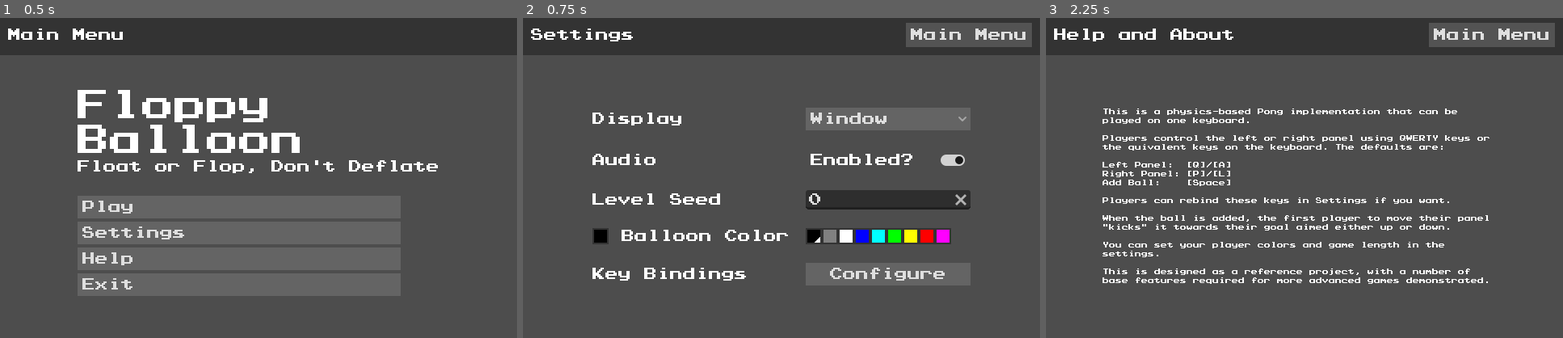
Above: before the commit, frames 1-3 (left to right).
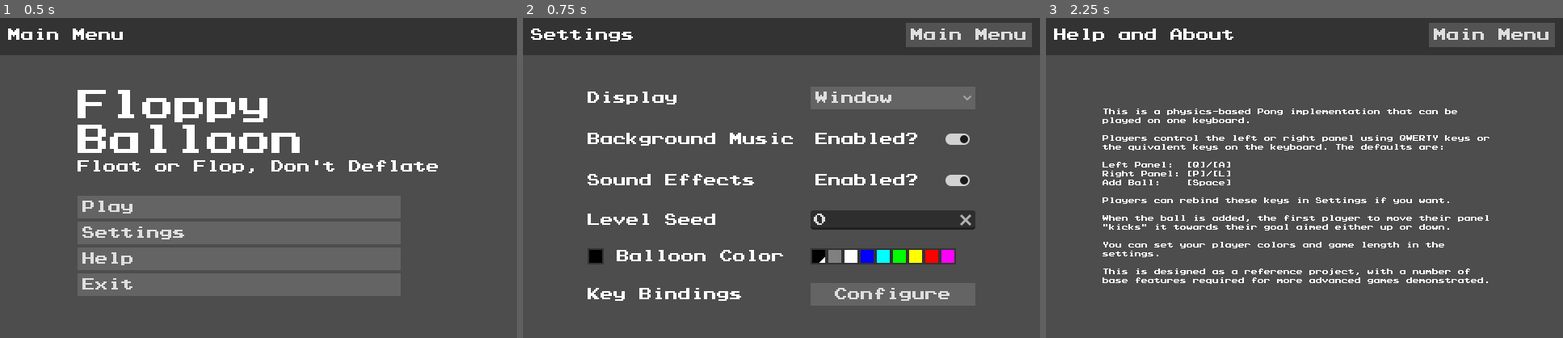
Above: after the commit, the same moments.

Repository: omniuni/Godot_Scroller_Floppy_Balloon
Game: Godot game, scene res://Scenes/screen_menu.tscn
Same seed, same stepped clock (60 frames per second), same inputs: the game is played once before the commit and once after it. Sound files missing from this copy of the repository are replaced by a short silence.
Inputs:
- Up to frame 1 (0.5 s): no input
- Up to frame 2 (0.75 s): click "Settings" at 0.5 s
- Up to frame 3 (2.25 s): click "Main Menu" at 1.25 s; click "Help" at 2 s

Frame 1 is identical in both runs. In frame 2, 13% of the frame differs, in the area x 12-88%, y 22-89%; in frame 3, nothing differs.

Commit message:
Clean up readme, and separate background music and sound effects toggles

Diff:
--- a/Scenes/screen_settings.tscn
+++ b/Scenes/screen_settings.tscn
@@ -51,9 +51,18 @@
 
 [node name="AudioLabel" type="Label" parent="CenterContainer/GridContainer"]
 layout_mode = 2
-text = "Audio"
+text = "Background Music"
 
 [node name="AudioCheck" type="CheckButton" parent="CenterContainer/GridContainer"]
+layout_mode = 2
+text = "Enabled?"
+flat = true
+
+[node name="AudioSFXLabel" type="Label" parent="CenterContainer/GridContainer"]
+layout_mode = 2
+text = "Sound Effects"
+
+[node name="AudioSFXCheck" type="CheckButton" parent="CenterContainer/GridContainer"]
 layout_mode = 2
 text = "Enabled?"
 flat = true
@@ -97,6 +106,7 @@
 
 [connection signal="item_selected" from="CenterContainer/GridContainer/DisplayOptions" to="." method="_on_display_options_item_selected"]
 [connection signal="toggled" from="CenterContainer/GridContainer/AudioCheck" to="." method="_on_audio_check_toggled"]
+[connection signal="toggled" from="CenterContainer/GridContainer/AudioSFXCheck" to="." method="_on_audio_sfx_check_toggled"]
 [connection signal="text_changed" from="CenterContainer/GridContainer/LineEditSeed" to="." method="_on_line_edit_seed_text_changed"]
 [connection signal="On_Color_Selected" from="CenterContainer/GridContainer/ItemColorListP1" to="." method="_on_item_color_list_p_1_on_color_selected"]
 [connection signal="pressed" from="CenterContainer/GridContainer/ButtonKBConfigure" to="." method="_on_button_kb_configure_pressed"]
--- a/Scripts/game_settings.gd
+++ b/Scripts/game_settings.gd
@@ -9,6 +9,12 @@
 var Audio_Enabled: bool = true:
 	set(value):
 		Audio_Enabled = value
+		_save()
+		pass
+
+var Audio_SFX_Enabled: bool = true:
+	set(value):
+		Audio_SFX_Enabled = value
 		_save()
 		pass
 
--- a/Scripts/screen_settings.gd
+++ b/Scripts/screen_settings.gd
@@ -9,6 +9,7 @@
 	GameSettings._Enable_Saving = false
 	update_display()
 	update_audio_toggle()
+	update_audio_sfx_toggle()
 	update_player_colors()
 	update_seed()
 	ui_setup_complete = true
@@ -32,6 +33,11 @@
 	buttonEnableAudio.button_pressed = GameSettings.Audio_Enabled
 	pass
 
+func update_audio_sfx_toggle():
+	var buttonEnableSFXAudio: CheckButton = $CenterContainer/GridContainer/AudioSFXCheck
+	buttonEnableSFXAudio.button_pressed = GameSettings.Audio_SFX_Enabled
+	pass
+
 func update_player_colors():
 	var colorListP1: UiColorList = $CenterContainer/GridContainer/ItemColorListP1
 	var colorSquareP1: UiColorSquare = $CenterContainer/GridContainer/HBoxContainer/ColorSquareP1
@@ -50,6 +56,13 @@
 	if ui_setup_complete:
 		Beeper.play_ui()
 	pass
+
+func _on_audio_sfx_check_toggled(toggled_on: bool) -> void:
+	GameSettings.Audio_SFX_Enabled = toggled_on
+	update_audio_sfx_toggle()
+	if ui_setup_complete:
+		Beeper.play_ui()
+	pass # Replace with function body.
 
 func _on_item_color_list_p_1_on_color_selected(color: Color) -> void:
 	var colorSquareP1: UiColorSquare = $CenterContainer/GridContainer/HBoxContainer/ColorSquareP1
@@ -76,7 +89,9 @@
 func _on_line_edit_seed_text_changed(new_text: String) -> void:
 	var regex = RegEx.new()
 	regex.compile("[^0-9]")  # Matches anything NOT a digit (0-9)
-	var cleaned_text = regex.sub(new_text, "", true)  # Replace all matches with empty string
+	var cleaned_text: String = regex.sub(new_text, "", true)  # Replace all matches with empty string
+	if cleaned_text != '0' and cleaned_text != '':
+		cleaned_text = str(int(cleaned_text))
 	if new_text != cleaned_text:
 		$CenterContainer/GridContainer/LineEditSeed.text = cleaned_text
 		return
--- a/Scripts/virtual_beeper.gd
+++ b/Scripts/virtual_beeper.gd
@@ -56,7 +56,7 @@
 	pass
 
 func hiss_play():
-	if not GameSettings.Audio_Enabled or hiss_playing == false:
+	if not GameSettings.Audio_SFX_Enabled or hiss_playing == false:
 		return
 	if not hiss.playing:
 		hiss.play()
@@ -71,15 +71,19 @@
 	pass
 
 func bump_play():
+	if not GameSettings.Audio_SFX_Enabled:
+		return
 	bump.play()
 	pass
 
 func bop_play():
+	if not GameSettings.Audio_SFX_Enabled:
+		return
 	bop.play()
 	pass
 
 func play(time: float = 0.1, pitch: float = 1.0):
-	if not GameSettings.Audio_Enabled:
+	if not GameSettings.Audio_SFX_Enabled:
 		return
 	if beep.playing:
 		beep.stop()
@@ -90,25 +94,7 @@
 	pass
 
 func play_ui():
+	if not GameSettings.Audio_SFX_Enabled:
+		return
 	play(0.1, 1.8)
 	pass
-
-func play_ball():
-	play(0.1, 2.0)
-	pass
-
-func play_hit():
-	play(0.07, 2.6)
-	pass
-
-func play_wall():
-	play(0.07, 2.2)
-	pass
-
-func play_panel():
-	play(0.07, 0.8)
-	pass
-
-func play_out():
-	play(0.5, 0.6)
-	pass
Not shown, changed: README.md
